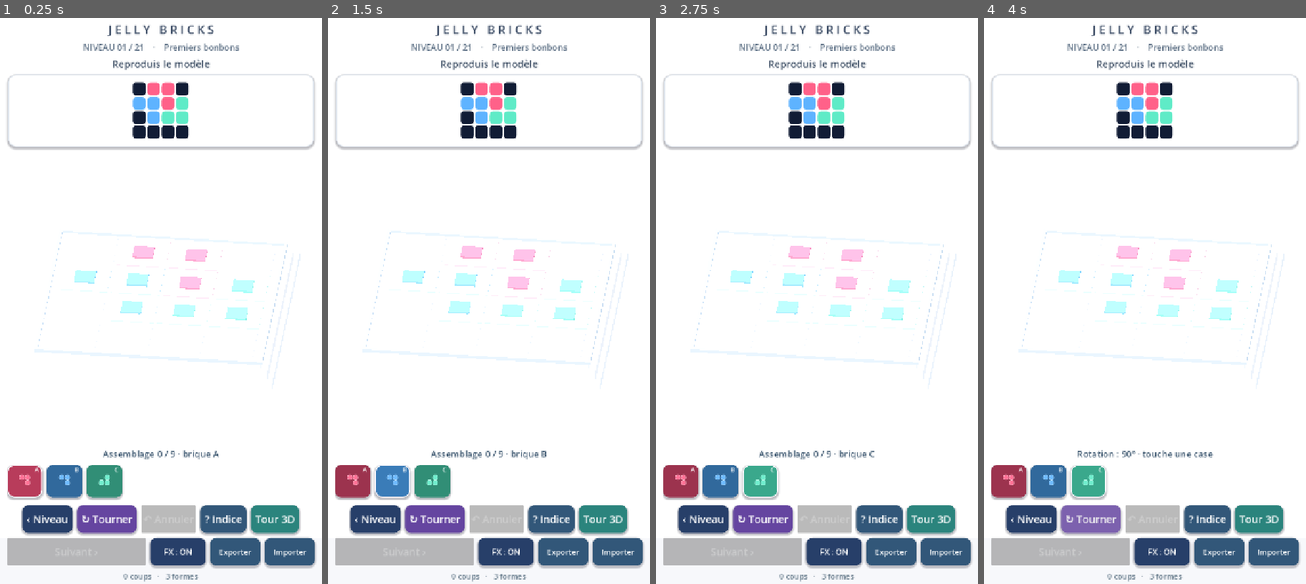
Above: before the commit, frames 1-4 (left to right).
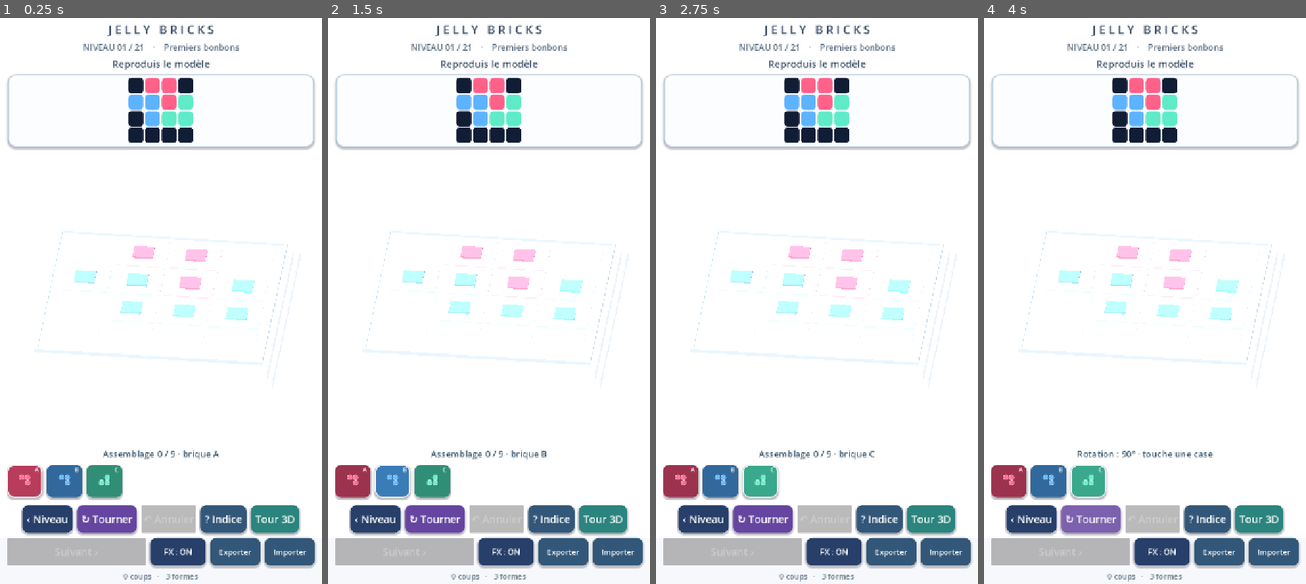
Above: after the commit, the same moments.

Repository: dbrckk/Jelly-bricks
Game: Godot game, scene res://scenes/main.tscn
Two runs of this game, one before a commit and one after it. Both use one fixed random seed, a clock stepped at 60 frames per second and the inputs below.
Inputs (mouse positions are in pixels of both pictures, inside the frame that each line leads up to):
- Up to frame 1 (0.25 s): no input
- Up to frame 2 (1.5 s): click (353, 482) at 0.52 s; click (392, 482) at 1.27 s
- Up to frame 3 (2.75 s): click (759, 482) at 2.02 s
- Up to frame 4 (4 s): click "‹ Niveau" at 2.75 s; click "↻ Tourner" at 3.5 s

The runs differ from the first frame. In frame 1, 1.3% of the frame differs, in the area x 2-98%, y 10-23%; in frame 2, 1.3%; in frame 3, 1.3%; in frame 4, 1.3%.

Commit message:
ui(android): maximize reference visual cell size while fitting portrait height at every puzzle size

Diff:
--- a/native-godot/scripts/game_root.gd
+++ b/native-godot/scripts/game_root.gd
@@ -307,7 +307,7 @@
 
     var model_panel := PanelContainer.new()
     model_panel.add_theme_stylebox_override("panel",
-        _flat_style(Color("#ffffff"), 18, Color("#e0e7ef")))
+        _flat_style(Color("#fbfdff"), 18, Color("#c4d5e8")))
     model_panel.custom_minimum_size = Vector2(0, 162)
     top.add_child(model_panel)
     var center := CenterContainer.new()
@@ -796,12 +796,22 @@
         next_button.disabled = current_level + 1 >= levels.size()
     _save_progress()
 
+## Reference must be as large as possible inside the fixed-height portrait
+## panel without stealing the playable area on 6x6 or 7x7 puzzles.
+## The panel has 162px height, 2*8px style padding, and 3px grid gaps.
+func _reference_cell_size(board_size: int) -> int:
+    if board_size <= 0:
+        return 18
+    var inner_height: int = 146
+    var available: int = inner_height - 3 * (board_size - 1)
+    return maxi(18, mini(34, int(floor(float(available) / float(board_size)))))
+
 func _draw_reference() -> void:
     for child in model_grid.get_children():
         child.queue_free()
     model_grid.columns = size
     var rows: Array = levels[current_level]["rows"]
-    var pixel := 22 if size >= 6 else 29
+    var pixel: int = _reference_cell_size(size)
     for r in range(size):
         var row_string := String(rows[r])
         for c in range(size):
